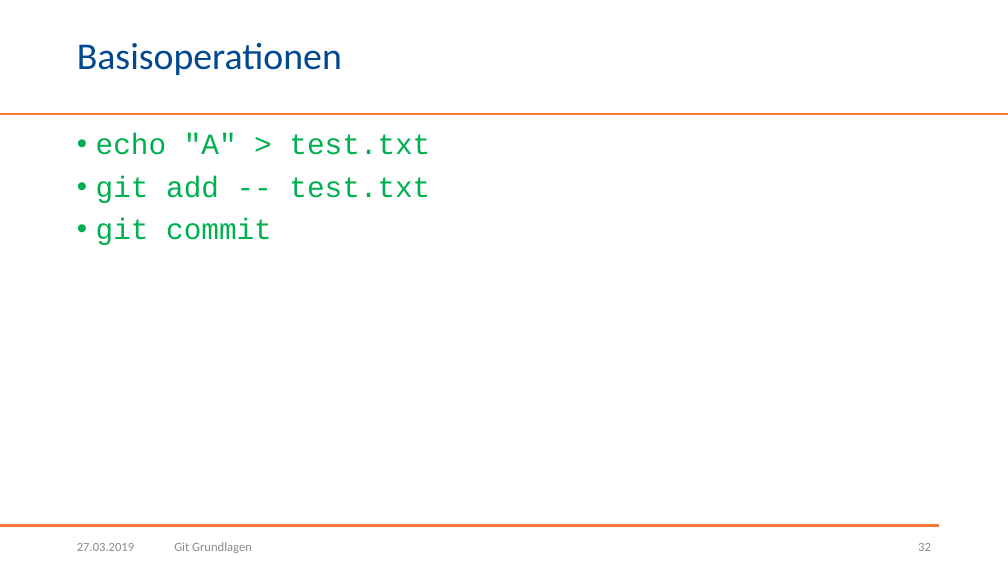
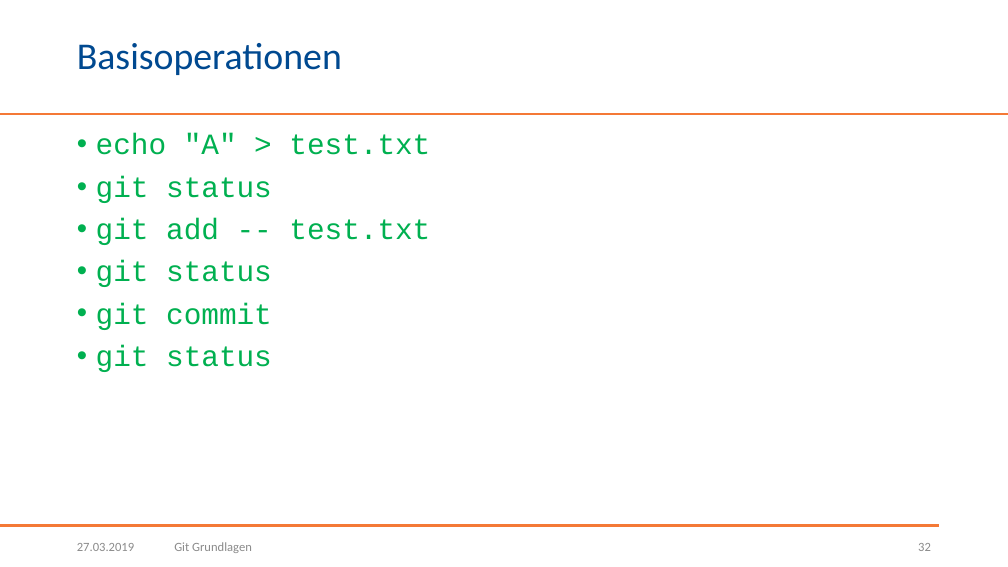
Before and after one commit to BogyMitutoyoCTL/Tetris-Preparation, a slide deck: slide 32 of Präsentationen/Git Grundlagen.pptx. Drawn at 1008x567 pixels with LibreOffice and Linux fonts; fonts in the diff are those of the drawing; background and template pictures are left out. Boxes give left, top, right and bottom in pixels: in the first picture for what was removed or moved away, otherwise in the second. Text is boxed around its words. In the diff, an @@ line names an element or a change of style, - is before the commit and + after.

```diff
--- a/Präsentationen/Git Grundlagen.pptx
+++ b/Präsentationen/Git Grundlagen.pptx
@@ text at box(96, 176, 272, 203): paragraph added @@
+• git status
@@ text at box(96, 260, 272, 287): paragraph added @@
+• git status
@@ text at box(96, 345, 272, 372): paragraph added @@
+• git status
```
Also in this commit, not shown: 5 other slides changed.
